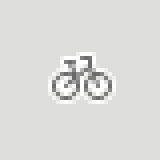
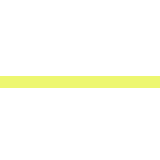
Comparing the layer stacks of the two 160px x 160px images. Changes:
hid "Layer 2" over [0, 12, 160, 160]
hid group "Group 2" (3 layers) over [0, 76, 160, 88]
painted on "Rectangle 2 copy 2" over [116, 76, 160, 88]
painted on "Rectangle 2 copy" over [0, 76, 44, 88]
painted on "Rectangle 2" over [52, 76, 108, 88]
showed "Rectangle 1", painted on it over [0, 76, 160, 88]
painted on "Background" over [0, 0, 160, 160]
